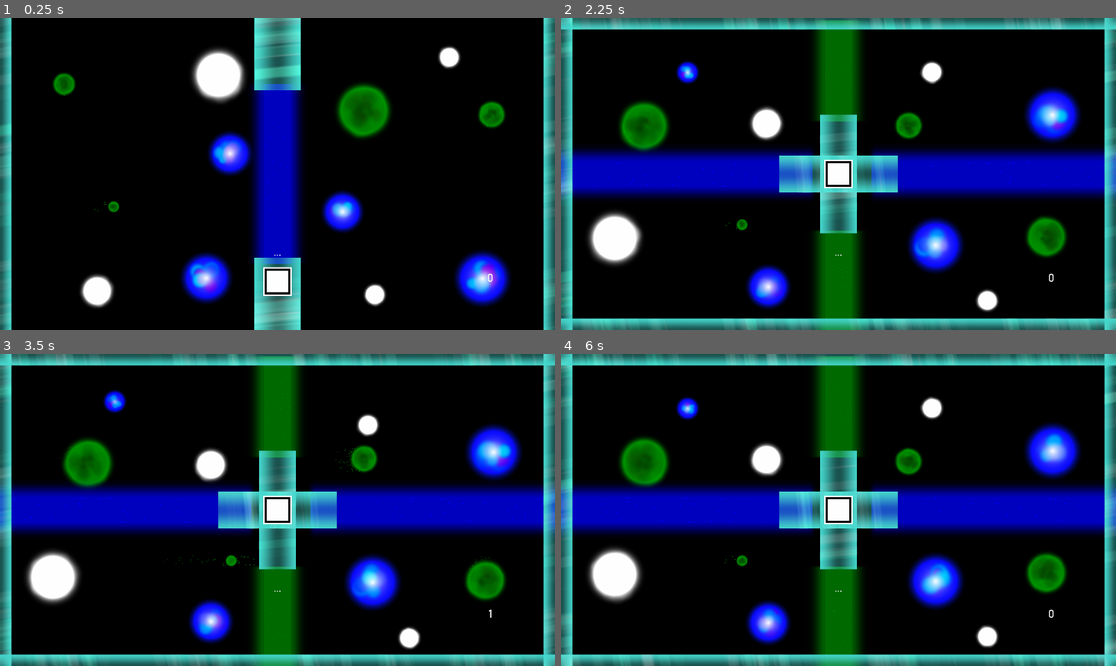
Above: before the commit, frames 1-4 (two rows, left to right).
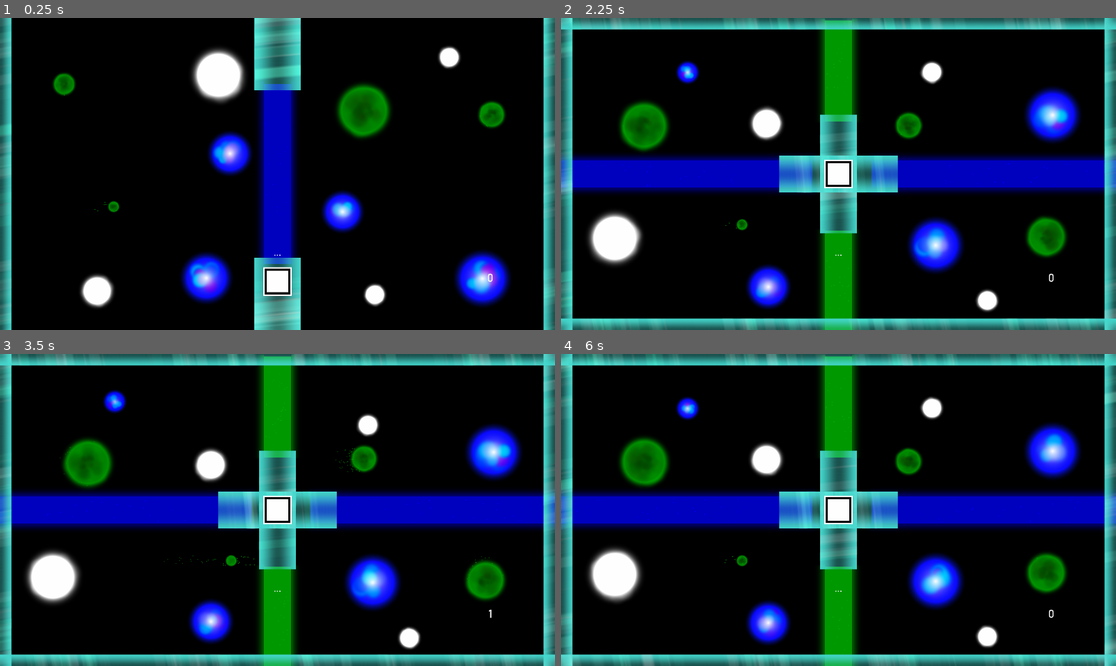
Above: after the commit, the same moments.

Repository: Dark-Gran/Spirit-Circles
Game: Godot game, scene res://src/Main.tscn
Same seed, same stepped clock (60 frames per second), same inputs: the game is played once before the commit and once after it.
Inputs (mouse positions are in pixels of both pictures, inside the frame that each line leads up to):
- Up to frame 1 (0.25 s): no input
- Up to frame 2 (2.25 s): move the mouse to (960, 158) at 0.52 s; hold Right (ui_right) 0.53-1.28 s; tap Space (ui_accept) at 0.77, 1.52 s; move the mouse to (727, 189) at 1.27 s; hold Left (ui_left) 1.28-2.03 s; move the mouse to (894, 105) at 2.02 s; hold Right (ui_right) from 2.03 s (still down)
- Up to frame 3 (3.5 s): keep holding Right (ui_right); move the mouse to (249, 572) at 2.77 s; tap Space (ui_accept) at 3.02 s
- Up to frame 4 (6 s): move the mouse to (1005, 556) at 3.52 s; release Right (ui_right) at 3.53 s; hold Left (ui_left) 3.53-5.78 s; tap Space (ui_accept) at 3.77, 4.52 s; move the mouse to (672, 463) at 4.27 s; move the mouse to (866, 510) at 5.02 s; move the mouse to (755, 432) at 5.77 s; hold Right (ui_right) from 5.78 s (still down)

The runs differ from the first frame. In frame 1, 2.4% of the frame differs, in the area x 45-55%, y 20-79%; in frame 2, 11%; in frame 3, 11%, in the area x 0-100%, y 0-100%; in frame 4, 11%.

Commit message:
beam update

Diff:
--- a/src/world/obstacles/Beam.gd
+++ b/src/world/obstacles/Beam.gd
@@ -17,10 +17,15 @@
 	._ready()
 
 func refresh():
-	$MeshInstance2D.modulate = Circle.ct_dict.get(color_type).get("color")
-	$Sprite.modulate = Circle.ct_dict.get(color_type).get("color")
-	$Particles2D.modulate = Circle.ct_dict.get(color_type).get("color")
-	$Particles2D2.modulate = Circle.ct_dict.get(color_type).get("color")
+	var color = Circle.ct_dict.get(color_type).get("color")
+	if color_type == Circle.ColorType.GREEN:
+		color = Color(0, 0.8, 0)
+	$MeshInstance2D.modulate = color
+	$Sprite.modulate = color
+	$Particles2D.modulate = color
+	$Particles2D2.modulate = color
+	$Particles2D3.modulate = color
+	$Particles2D4.modulate = color
 	$MeshInstance2D.modulate.a = 0.5
 
 func _physics_process(delta):
--- a/src/world/obstacles/Beam.tscn
+++ b/src/world/obstacles/Beam.tscn
@@ -28,7 +28,24 @@
 linear_accel_random = 1.0
 damping = 10.0
 damping_random = 0.5
-scale = 0.1
+scale = 0.07
+color_ramp = SubResource( 5 )
+
+[sub_resource type="ParticlesMaterial" id=7]
+emission_shape = 2
+emission_box_extents = Vector3( 27, 0, 1 )
+flag_disable_z = true
+direction = Vector3( 0, 1, 0 )
+spread = 0.0
+gravity = Vector3( 0, 0, 0 )
+initial_velocity = 130.0
+initial_velocity_random = 0.25
+orbit_velocity = 0.0
+orbit_velocity_random = 0.0
+linear_accel_random = 1.0
+damping = 10.0
+damping_random = 0.5
+scale = 0.07
 color_ramp = SubResource( 5 )
 
 [sub_resource type="ParticlesMaterial" id=6]
@@ -45,7 +62,7 @@
 linear_accel_random = 1.0
 damping = 10.0
 damping_random = 0.5
-scale = 0.1
+scale = 0.07
 color_ramp = SubResource( 5 )
 
 [sub_resource type="RectangleShape2D" id=2]
@@ -62,8 +79,8 @@
 mesh = SubResource( 1 )
 
 [node name="Sprite" type="Sprite" parent="."]
-position = Vector2( -0.995362, -0.622063 )
-scale = Vector2( 0.737219, 0.959643 )
+position = Vector2( 0.00689459, -1.25328 )
+scale = Vector2( 0.732445, 0.97512 )
 texture = ExtResource( 2 )
 
 [node name="Particles2D" type="Particles2D" parent="."]
@@ -71,9 +88,17 @@
 amount = 16
 lifetime = 5.0
 preprocess = 6.0
-speed_scale = 2.0
 randomness = 1.0
 process_material = SubResource( 3 )
+texture = ExtResource( 3 )
+
+[node name="Particles2D3" type="Particles2D" parent="."]
+position = Vector2( -5.96046e-08, -250 )
+amount = 2
+lifetime = 5.0
+preprocess = 6.0
+speed_scale = 3.0
+process_material = SubResource( 7 )
 texture = ExtResource( 3 )
 
 [node name="Particles2D2" type="Particles2D" parent="."]
@@ -81,8 +106,16 @@
 amount = 16
 lifetime = 5.0
 preprocess = 6.0
-speed_scale = 2.0
 randomness = 1.0
+process_material = SubResource( 6 )
+texture = ExtResource( 3 )
+
+[node name="Particles2D4" type="Particles2D" parent="."]
+position = Vector2( -5.96046e-08, 248 )
+amount = 2
+lifetime = 5.0
+preprocess = 5.5
+speed_scale = 3.0
 process_material = SubResource( 6 )
 texture = ExtResource( 3 )
 
Binary file changed: assets/beam_glow.png
Not shown: 1 places in src/world/obstacles/Beam.tscn that only renumber resources
